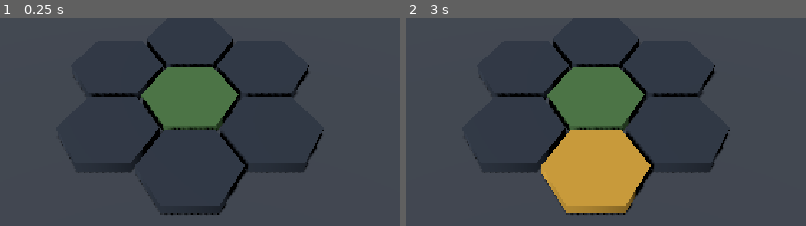
Above: before the commit, frames 1-2 (left to right).
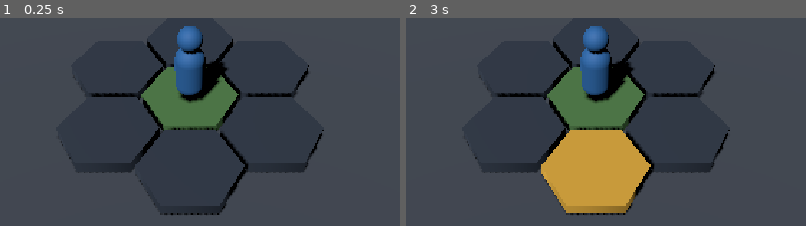
Above: after the commit, the same moments.

Repository: axenoban/Karmany-monsta
Game: Godot game, scene res://scenes/board/board_3d_prototype.tscn
Same seed, same stepped clock (60 frames per second), same inputs: the game is played once before the commit and once after it. The project has no main scene, so this scene is started directly.
Inputs (mouse positions are % of the whole screen's width and height, from its top left):
- Up to frame 1 (0.25 s): no input
- Up to frame 2 (3 s): tap Enter at 0.5, 2 s; move the mouse to (72, 41) at 0.52 s; click (72, 41) at 0.67 s; tap Space at 1.25, 2.75 s; move the mouse to (30, 51) at 1.27 s; click (30, 51) at 1.42 s; move the mouse to (60, 22) at 2.02 s; click (60, 22) at 2.17 s; move the mouse to (45, 68) at 2.77 s; click (45, 68) at 2.92 s
The pictures show only the part of the screen within x 26-76%, y 26-76%; the shares and areas given below are measured in that part.

The runs differ from the first frame. In frame 1, 2.9% of the frame differs, in the area x 43-57%, y 3-41%; in frame 2, 2.9%.

Commit message:
feat: add trainer unit 3d placement

Diff:
--- a/scenes/board/board_3d_prototype.tscn
+++ b/scenes/board/board_3d_prototype.tscn
@@ -15,6 +15,8 @@
 
 [node name="Board" type="Node3D" parent="." unique_id=159833441]
 
+[node name="Units" type="Node3D" parent="."]
+
 [node name="Ground" type="MeshInstance3D" parent="." unique_id=821158661]
 mesh = SubResource("PlaneMesh_uua31")
 
--- /dev/null
+++ b/scenes/trainers/trainer_unit_3d.tscn
@@ -0,0 +1,28 @@
+[gd_scene load_steps=5 format=3]
+
+[ext_resource type="Script" path="res://scripts/gameplay/trainer_unit_3d.gd" id="1_trainer"]
+
+[sub_resource type="StandardMaterial3D" id="TrainerMaterial"]
+albedo_color = Color(0.18, 0.42, 0.68, 1)
+roughness = 0.72
+
+[sub_resource type="CapsuleMesh" id="TrainerBodyMesh"]
+material = SubResource("TrainerMaterial")
+radius = 0.28
+height = 1.1
+
+[sub_resource type="SphereMesh" id="TrainerHeadMesh"]
+material = SubResource("TrainerMaterial")
+radius = 0.23
+height = 0.46
+
+[node name="TrainerUnit3D" type="Node3D"]
+script = ExtResource("1_trainer")
+
+[node name="Body" type="MeshInstance3D" parent="."]
+position = Vector3(0, 0.58, 0)
+mesh = SubResource("TrainerBodyMesh")
+
+[node name="Head" type="MeshInstance3D" parent="."]
+position = Vector3(0, 1.33, 0)
+mesh = SubResource("TrainerHeadMesh")
--- a/scripts/board/board_3d_prototype.gd
+++ b/scripts/board/board_3d_prototype.gd
@@ -5,6 +5,9 @@
 	"res://scenes/tiles/hex_tile_3d.tscn"
 )
 
+const TRAINER_UNIT_SCENE: PackedScene = preload(
+	"res://scenes/trainers/trainer_unit_3d.tscn"
+)
 
 const CENTER_TILE_DATA: KarmanyTileData = preload(
 	"res://data/tiles/i_01_refugio_valle_jade.tres"
@@ -13,19 +16,27 @@
 
 const GRID_HEX_SIZE: float = 1.0
 const VISUAL_HEX_SIZE: float = 0.94
+const PROTOTYPE_PLAYER_ID: StringName = &"player_1"
+const PROTOTYPE_TRAINER_UNIT_ID: StringName = &"trainer_player_1"
 
 
 @onready var board: Node3D = $Board
+@onready var units: Node3D = $Units
 @onready var camera: Camera3D = $Camera3D
 
 
 var board_state: KarmanyBoardState = KarmanyBoardState.new()
+var player_state: KarmanyPlayerState = KarmanyPlayerState.new()
+var trainer_unit: KarmanyTrainerUnit3D = null
 var selected_tile: KarmanyHexTile3D = null
+
+var _tile_views: Dictionary = {}
 
 
 func _ready() -> void:
 	_build_board_state()
 	_generate_board_from_state()
+	_spawn_prototype_trainer()
 
 	camera.look_at(
 		Vector3.ZERO,
@@ -38,7 +49,8 @@
 	print("================================")
 	print(board_state.get_cell_count(), " hexagonos logicos generados.")
 	print("Centro: I-01 Refugio del Valle Jade")
-	print("FASE 2 - BoardState conectado a representacion 3D")
+	print("Entrenador: ", PROTOTYPE_TRAINER_UNIT_ID, " en ", player_state.current_coord)
+	print("FASE 3 - Unidad 3D conectada a BoardState y UnitAnchor")
 	print("================================")
 
 
@@ -62,6 +74,8 @@
 
 
 func _generate_board_from_state() -> void:
+	_tile_views.clear()
+
 	for current_coord in board_state.get_coords():
 		var cell := board_state.get_cell(current_coord)
 
@@ -112,6 +126,84 @@
 		)
 
 		board.add_child(tile)
+		_tile_views[current_coord] = tile
+
+
+func _spawn_prototype_trainer() -> void:
+	player_state.setup_new_game(
+		PROTOTYPE_PLAYER_ID,
+		Vector2i.ZERO
+	)
+
+	trainer_unit = (
+		TRAINER_UNIT_SCENE.instantiate()
+		as KarmanyTrainerUnit3D
+	)
+
+	if trainer_unit == null:
+		push_error("FASE 3 ERROR: No se pudo instanciar TrainerUnit3D.")
+		return
+
+	trainer_unit.configure(
+		player_state,
+		PROTOTYPE_TRAINER_UNIT_ID
+	)
+
+	units.add_child(trainer_unit)
+
+	if not place_trainer_at(Vector2i.ZERO):
+		push_error("FASE 3 ERROR: No se pudo colocar el Entrenador en el centro.")
+
+
+func get_tile_view(coord: Vector2i) -> KarmanyHexTile3D:
+	if not _tile_views.has(coord):
+		return null
+
+	return _tile_views[coord] as KarmanyHexTile3D
+
+
+func place_trainer_at(coord: Vector2i) -> bool:
+	if trainer_unit == null:
+		return false
+
+	if not board_state.has_coord(coord):
+		return false
+
+	var target_tile := get_tile_view(coord)
+
+	if target_tile == null:
+		return false
+
+	var target_occupant := board_state.get_occupying_unit_id(coord)
+
+	if (
+		target_occupant != &""
+		and target_occupant != trainer_unit.unit_id
+	):
+		return false
+
+	var previous_coord := player_state.current_coord
+
+	if (
+		board_state.has_coord(previous_coord)
+		and board_state.get_occupying_unit_id(previous_coord) == trainer_unit.unit_id
+	):
+		board_state.clear_unit_occupant(previous_coord)
+
+	if not board_state.set_unit_occupant(
+		coord,
+		trainer_unit.unit_id
+	):
+		return false
+
+	if not trainer_unit.place_at(
+		target_tile.unit_anchor,
+		coord
+	):
+		board_state.clear_unit_occupant(coord)
+		return false
+
+	return true
 
 
 func _on_tile_clicked(
--- a/scripts/gameplay/player_state.gd
+++ b/scripts/gameplay/player_state.gd
@@ -1,6 +1,9 @@
 class_name KarmanyPlayerState
 extends RefCounted
 
+
+var player_id: StringName = &""
+var current_coord: Vector2i = Vector2i.ZERO
 
 var mn: int = 0
 var mr: int = 0
@@ -8,11 +11,20 @@
 var fa: int = 0
 
 
-func setup_new_game() -> void:
+func setup_new_game(
+	p_player_id: StringName = &"player_1",
+	starting_coord: Vector2i = Vector2i.ZERO
+) -> void:
+	player_id = p_player_id
+	current_coord = starting_coord
 	mn = 2
 	mr = 1
 	ek = 1
 	fa = 0
+
+
+func set_board_position(coord: Vector2i) -> void:
+	current_coord = coord
 
 
 func add_resource(
--- /dev/null
+++ b/scripts/gameplay/trainer_unit_3d.gd
@@ -0,0 +1,45 @@
+class_name KarmanyTrainerUnit3D
+extends Node3D
+
+
+var player_state: KarmanyPlayerState = null
+var unit_id: StringName = &""
+
+
+func configure(
+	p_player_state: KarmanyPlayerState,
+	p_unit_id: StringName
+) -> void:
+	player_state = p_player_state
+	unit_id = p_unit_id
+
+	if unit_id != &"":
+		name = String(unit_id)
+
+
+func get_player_id() -> StringName:
+	if player_state == null:
+		return &""
+
+	return player_state.player_id
+
+
+func get_coord() -> Vector2i:
+	if player_state == null:
+		return Vector2i.ZERO
+
+	return player_state.current_coord
+
+
+func place_at(
+	anchor: Marker3D,
+	coord: Vector2i
+) -> bool:
+	if player_state == null or anchor == null:
+		return false
+
+	player_state.set_board_position(coord)
+	global_position = anchor.global_position
+	global_rotation = Vector3.ZERO
+
+	return true
--- /dev/null
+++ b/tests/phase_3_trainer_unit_test.gd
@@ -0,0 +1,139 @@
+extends Node
+
+
+const BOARD_SCENE: PackedScene = preload(
+	"res://scenes/board/board_3d_prototype.tscn"
+)
+
+
+func _ready() -> void:
+	print("")
+	print("================================")
+	print("KARMANY MONSTA - PHASE 3 TRAINER UNIT TEST")
+	print("================================")
+
+	var test_passed: bool = true
+	var board_scene := BOARD_SCENE.instantiate()
+	add_child(board_scene)
+
+	await get_tree().process_frame
+
+	var board_state := board_scene.get("board_state") as KarmanyBoardState
+	var player_state := board_scene.get("player_state") as KarmanyPlayerState
+	var trainer_unit := board_scene.get("trainer_unit") as KarmanyTrainerUnit3D
+
+	if board_state == null:
+		test_passed = false
+		push_error("FASE 3 ERROR: BoardState no esta disponible.")
+
+	if player_state == null:
+		test_passed = false
+		push_error("FASE 3 ERROR: PlayerState no esta disponible.")
+
+	if trainer_unit == null:
+		test_passed = false
+		push_error("FASE 3 ERROR: TrainerUnit3D no fue creado.")
+
+	if not test_passed:
+		_finish_test(false, board_scene)
+		return
+
+	var start_coord := Vector2i.ZERO
+	var trainer_unit_id: StringName = trainer_unit.unit_id
+
+	if player_state.player_id != &"player_1":
+		test_passed = false
+		push_error("FASE 3 ERROR: El Entrenador no esta asociado a player_1.")
+
+	if trainer_unit.get_player_id() != player_state.player_id:
+		test_passed = false
+		push_error("FASE 3 ERROR: La unidad 3D no conserva su asociacion al jugador.")
+
+	if player_state.current_coord != start_coord:
+		test_passed = false
+		push_error(
+			"FASE 3 ERROR: La coordenada inicial deberia ser (0, 0) y es %s."
+			% player_state.current_coord
+		)
+
+	if board_state.get_occupying_unit_id(start_coord) != trainer_unit_id:
+		test_passed = false
+		push_error("FASE 3 ERROR: BoardState no registra al Entrenador en el centro.")
+
+	var start_tile := board_scene.call("get_tile_view", start_coord) as KarmanyHexTile3D
+
+	if start_tile == null:
+		test_passed = false
+		push_error("FASE 3 ERROR: No se encontro la vista 3D del hexagono inicial.")
+	elif trainer_unit.global_position.distance_to(
+		start_tile.unit_anchor.global_position
+	) > 0.001:
+		test_passed = false
+		push_error("FASE 3 ERROR: El Entrenador no esta colocado en UnitAnchor.")
+
+	# Direct technical relocation only. This is not the gameplay Move action.
+	var target_coord := Vector2i(1, 0)
+	var placed: bool = board_scene.call("place_trainer_at", target_coord)
+
+	if not placed:
+		test_passed = false
+		push_error("FASE 3 ERROR: No se pudo recolocar tecnicamente al Entrenador.")
+
+	if player_state.current_coord != target_coord:
+		test_passed = false
+		push_error("FASE 3 ERROR: PlayerState no actualizo la coordenada del Entrenador.")
+
+	if board_state.is_occupied(start_coord):
+		test_passed = false
+		push_error("FASE 3 ERROR: La coordenada anterior continua ocupada.")
+
+	if board_state.get_occupying_unit_id(target_coord) != trainer_unit_id:
+		test_passed = false
+		push_error("FASE 3 ERROR: La nueva coordenada no registra al Entrenador.")
+
+	var target_tile := board_scene.call("get_tile_view", target_coord) as KarmanyHexTile3D
+
+	if target_tile == null:
+		test_passed = false
+		push_error("FASE 3 ERROR: No se encontro la vista 3D del destino.")
+	elif trainer_unit.global_position.distance_to(
+		target_tile.unit_anchor.global_position
+	) > 0.001:
+		test_passed = false
+		push_error("FASE 3 ERROR: La unidad visual no siguio al nuevo UnitAnchor.")
+
+	var coord_before_invalid_test := player_state.current_coord
+
+	if board_scene.call("place_trainer_at", Vector2i(99, 99)):
+		test_passed = false
+		push_error("FASE 3 ERROR: Se acepto una coordenada inexistente.")
+
+	if player_state.current_coord != coord_before_invalid_test:
+		test_passed = false
+		push_error("FASE 3 ERROR: Un destino inexistente modifico la posicion logica.")
+
+	print("")
+	print("Jugador asociado: ", player_state.player_id)
+	print("Unidad: ", trainer_unit_id)
+	print("Inicio: ", start_coord)
+	print("Recolocacion tecnica: ", target_coord)
+	print("UnitAnchor sincronizado: OK")
+	print("BoardState sincronizado: OK")
+	print("")
+
+	_finish_test(test_passed, board_scene)
+
+
+func _finish_test(
+	test_passed: bool,
+	board_scene: Node
+) -> void:
+	print("================================")
+
+	if test_passed:
+		print("FASE 3 OK - Entrenador 3D y posicion logica validados.")
+	else:
+		push_error("FASE 3 ERROR - Revisar unidad de Entrenador.")
+
+	print("================================")
+	board_scene.queue_free()
--- /dev/null
+++ b/tests/phase_3_trainer_unit_test.tscn
@@ -0,0 +1,6 @@
+[gd_scene load_steps=2 format=3]
+
+[ext_resource type="Script" path="res://tests/phase_3_trainer_unit_test.gd" id="1_phase3"]
+
+[node name="Phase3TrainerUnitTest" type="Node"]
+script = ExtResource("1_phase3")
